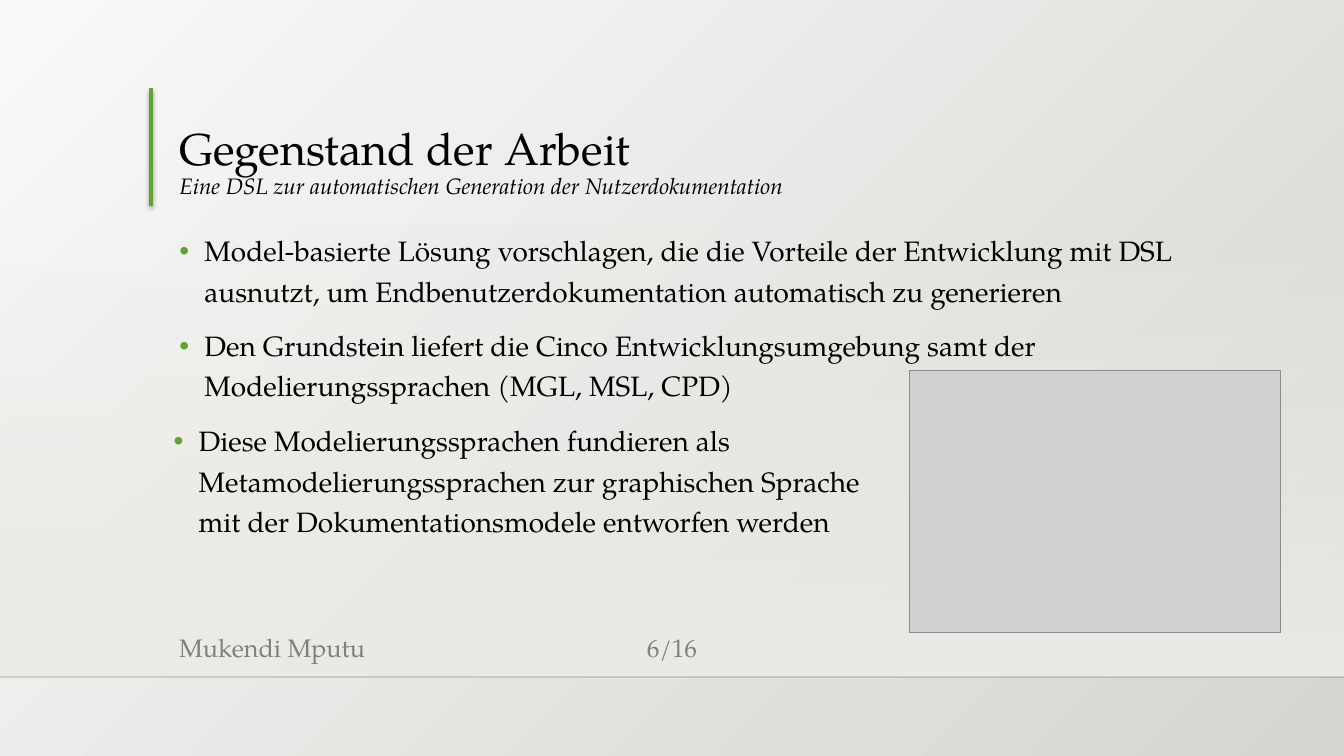
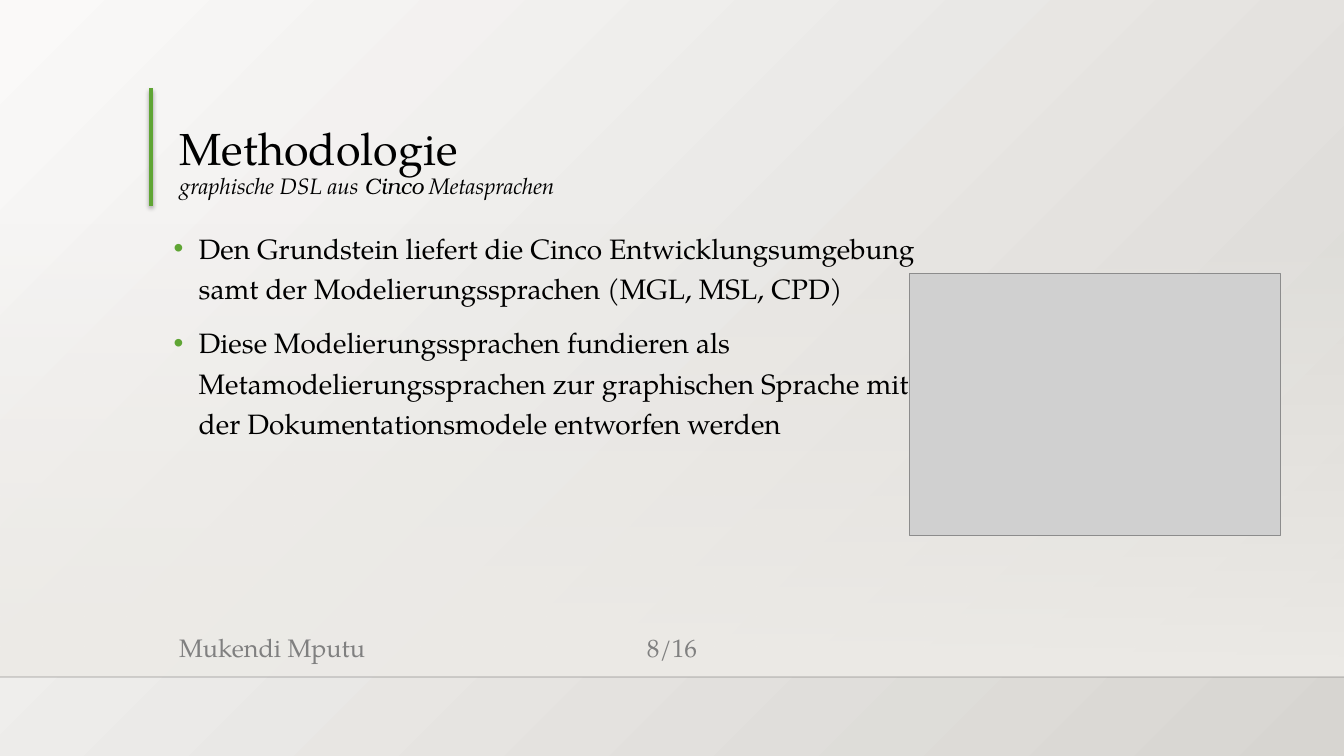
Before and after one commit to MukendiMputu/BachelorThesis, a slide deck: slide 8 of Abschlussvortrag.pptx (slide 6 before the commit). Drawn at 1344x756 pixels with LibreOffice and Linux fonts; fonts in the diff are those of the drawing; grey boxes stand for pictures; background and template pictures are left out. Boxes give left, top, right and bottom in pixels: in the first picture for what was removed or moved away, otherwise in the second. Text is boxed around its words. In the diff, an @@ line names an element or a change of style, - is before the commit and + after.

Commit message:
adds pictures and update presentation

```diff
--- a/Abschlussvortrag.pptx
+++ b/Abschlussvortrag.pptx
@@ title at [179, 132, 555, 200]: text changed @@
-Gegenstand der Arbeit
-Eine DSL zur automatischen Generation der Nutzerdokumentation
+Methodologie
+graphische DSL aus Cinco Metasprachen
@@ text "Den Grundstein liefert die Cinco ...": place and size @@
-text "Den Grundstein liefert die Cinco ..." at [199, 430, 859, 533]
+text "Den Grundstein liefert die Cinco ..." at [199, 238, 914, 435]
@@ text at [199, 238, 914, 307]: paragraph added @@
+• Den Grundstein liefert die Cinco Entwicklungsumgebung samt der Modelierungssprachen (MGL, MSL, CPD)
@@ text removed at [204, 240, 1173, 404] @@
-• Model-basierte Lösung vorschlagen, die die Vorteile der Entwicklung mit DSL ausnutzt, um Endbenutzerdokumentation automatisch zu generieren
-• Den Grundstein liefert die Cinco Entwicklungsumgebung samt der Modelierungssprachen (MGL, MSL, CPD)
@@ picture: place and size @@
-picture at [909, 371, 1280, 632]
+picture at [909, 274, 1280, 535]
@@ page number at [647, 640, 697, 661]: text changed @@
-6/16
+8/16
```
Also in this commit, not shown: 1 other slide changed, 4 slides added, 2 other files.
